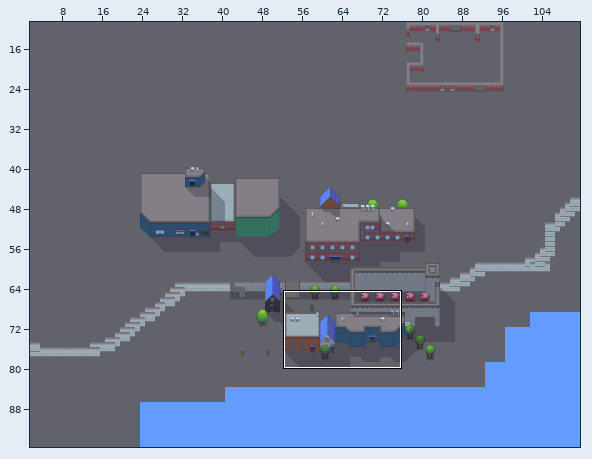
Tiled map: objects/WIP/2S/scratch map.tmx. The first picture is a wide view before the edit; the outline marks the close-up.
Close-up. First the earlier version:
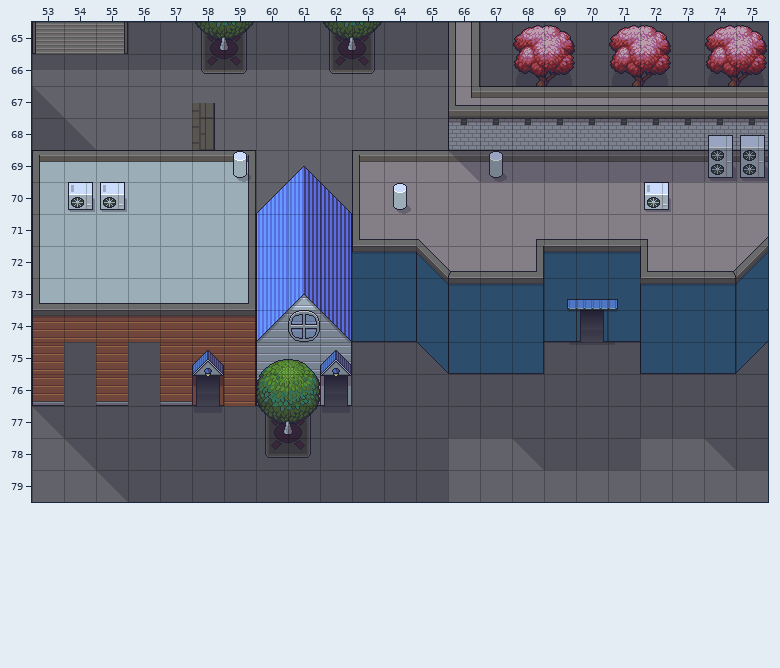
Cells are 32x32 px. Shown: x 53..75, y 65..79. The commit also changed other parts of the map, which this record leaves out. Tiles whose own drawing changed are shown in their newer look in all pictures. Not drawn, because the pictures are missing: unchanged layers "Background/Floor", "Background/Ground".
After:
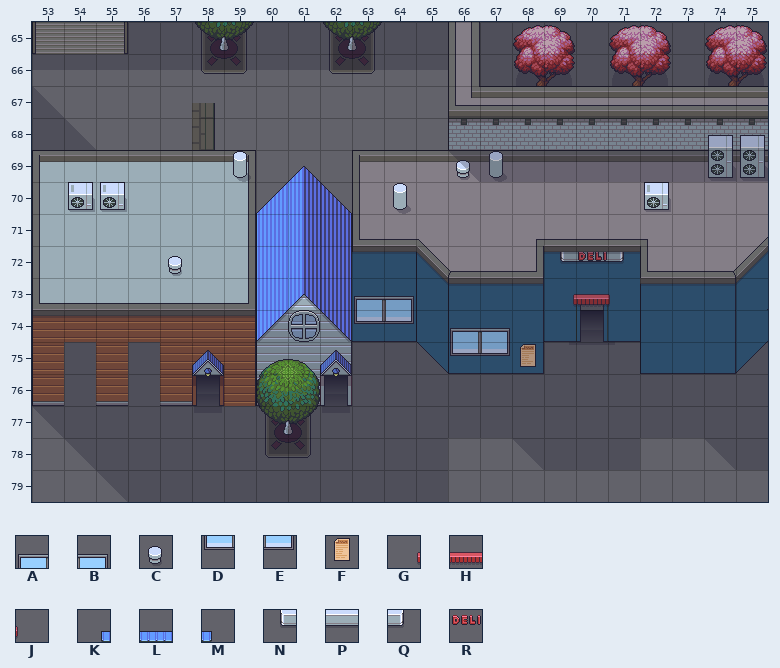
Key: from "Temp (Mark)": A 604, B 605, C 608, D 624, E 625, F 671, G 689, H 690, J 691, K 692, L 693, M 694, N 1273, P 1274, Q 1275, R 1318.
_ is an empty cell.
Message: outdoor walls/floors exploration
The exact change:
Layer "Background/Wall Decoration":
y 72: x 69..71 ___ -> NPQ
y 73: x 63..64 __ -> AB; x 69..71 KLM -> GHJ
y 74: x 63..64 __ -> DE; x 66..67 __ -> AB
y 75: x 66..68 ___ -> DEF
Layer "Background/Wall Decoration 2":
y 72: x 70 _ -> R
Layer "Background/Roof Decoration":
y 69: x 66 _ -> C
Layer "Background/Roofs 2 Decoration":
y 72: x 57 _ -> C
